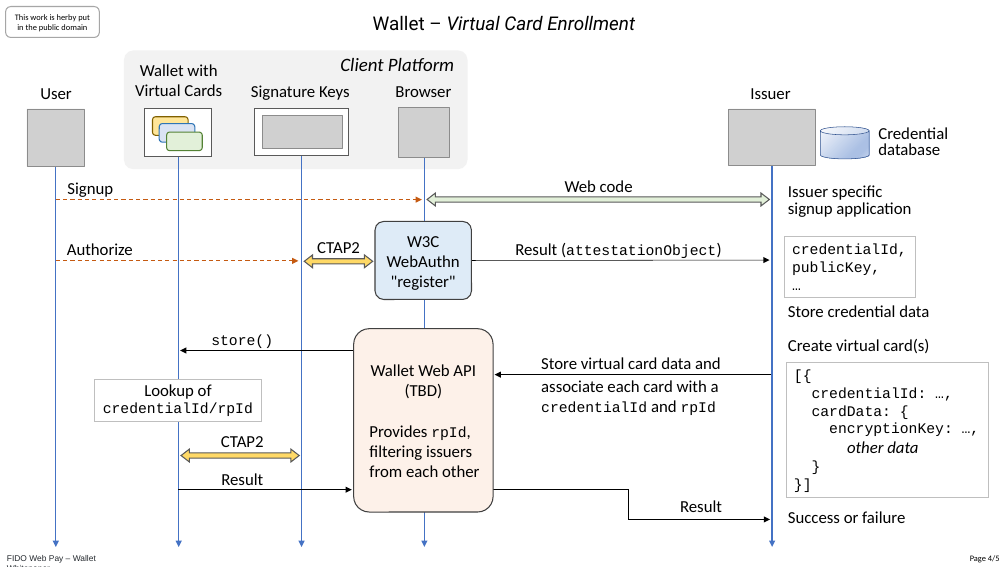
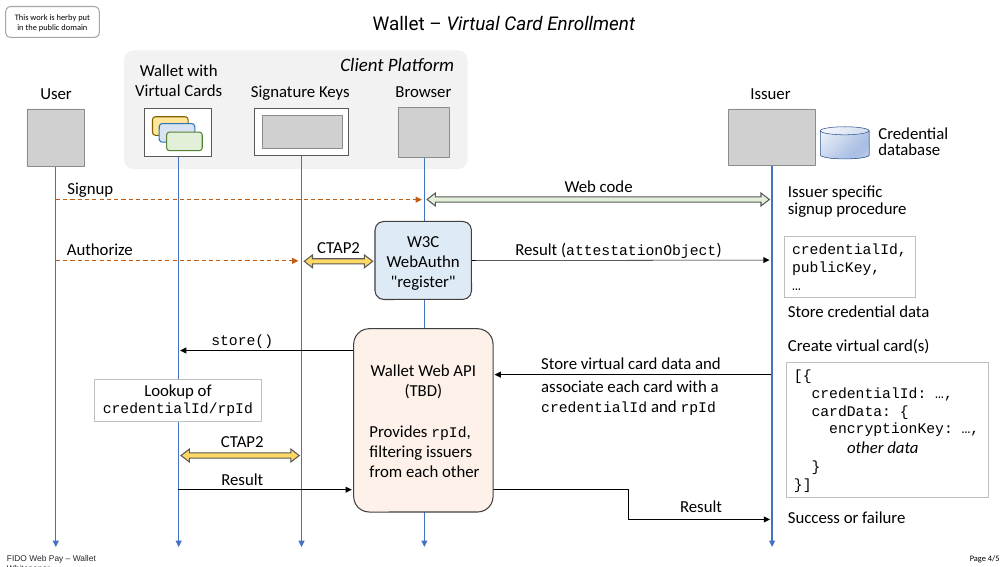
Before and after one commit to fido-web-pay/specification, a slide deck: slide 4 of fido-wallet-whitepaper.pptx. Drawn at 1008x567 pixels with LibreOffice and Linux fonts; fonts in the diff are those of the drawing; grey boxes stand for pictures. Boxes give left, top, right and bottom in pixels: in the first picture for what was removed or moved away, otherwise in the second. Text is boxed around its words. In the diff, an @@ line names an element or a change of style, - is before the commit and + after.

```diff
--- a/fido-wallet-whitepaper.pptx
+++ b/fido-wallet-whitepaper.pptx
@@ text at (788, 185, 906, 217): text changed @@
-Issuer specific signup application
+Issuer specific signup procedure
```
Also in this commit, not shown: 1 other file.
